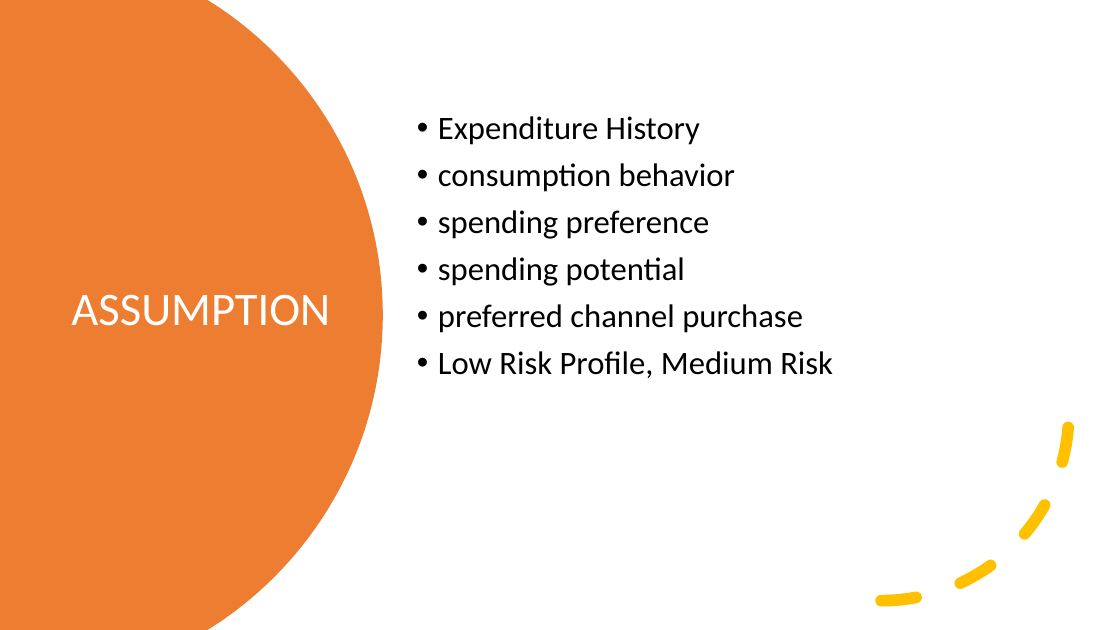
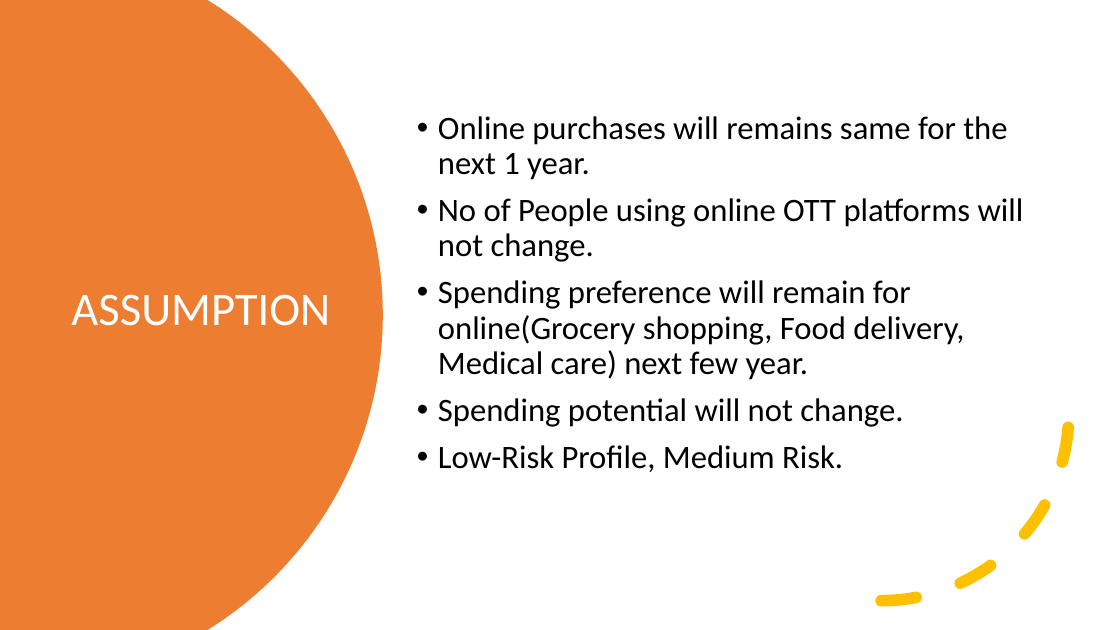
Before and after one commit to Ruthwik14/Case-Study, a slide deck: slide 2 of Monsoon Bonanza Offer.pptx. Drawn at 1120x630 pixels with LibreOffice and Linux fonts; fonts in the diff are those of the drawing. Boxes give left, top, right and bottom in pixels: in the first picture for what was removed or moved away, otherwise in the second. Text is boxed around its words. In the diff, an @@ line names an element or a change of style, - is before the commit and + after.

```diff
--- a/Monsoon Bonanza Offer.pptx
+++ b/Monsoon Bonanza Offer.pptx
@@ text at [438, 116, 1024, 472]: text changed @@
-• Expenditure History
-• consumption behavior
-• spending preference
-• spending potential
-• preferred channel purchase
-• Low Risk Profile, Medium Risk
+• Online purchases will remains same for the next 1 year.
+• No of People using online OTT platforms will not change.
+• Spending preference will remain for online(Grocery shopping, Food delivery, Medical care) next few year.
+• Spending potential will not change.
+• Low-Risk Profile, Medium Risk.
```
Also in this commit, not shown: 4 other slides changed, 1 slide added.
